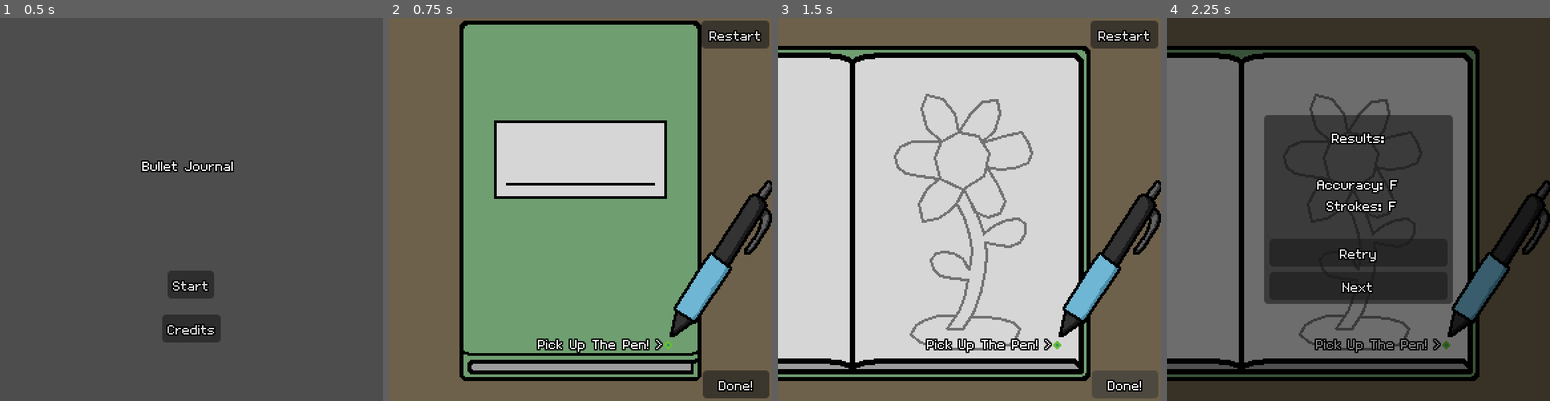
Above: before the commit, frames 1-4 (left to right).
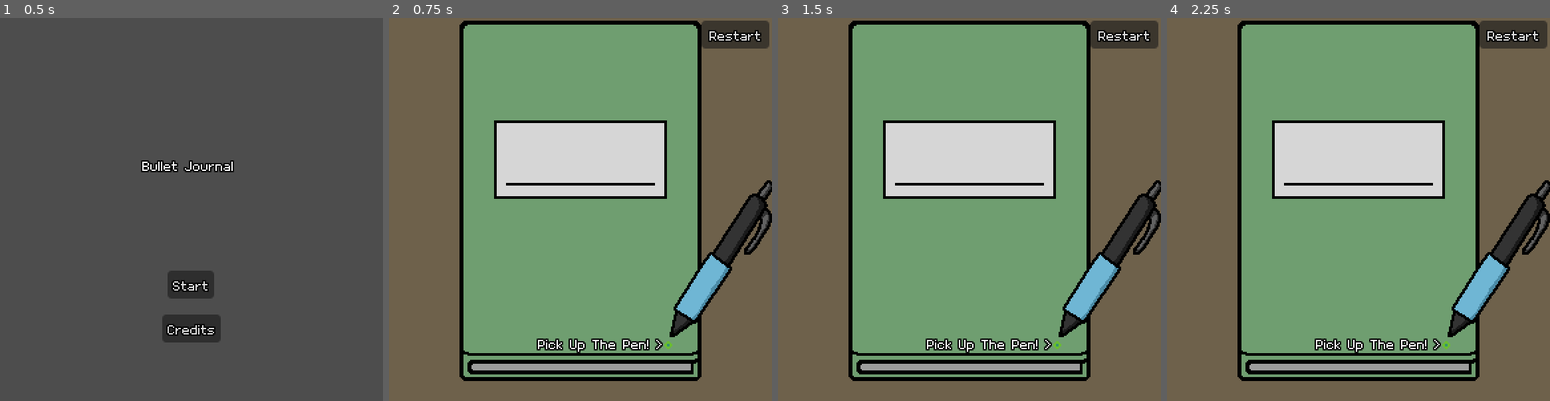
Above: after the commit, the same moments.

Repository: kennethbchen/Bullet-Journal-Game
Game: Godot game, scene res://Title.tscn
The game is run twice, just before and just after one commit, with the same random seed, the same clock (stepped at 60 frames per second) and the same inputs. The engine's default icon, where the game draws it, is replaced by a stand-in: a white triangle on a blue panel in a dark square.
Inputs (mouse positions are in pixels of both pictures, inside the frame that each line leads up to):
- Up to frame 1 (0.5 s): no input
- Up to frame 2 (0.75 s): click "Start" at 0.5 s
- Up to frame 3 (1.5 s): click (1126, 385) at 1.25 s, where only the run before the commit has a clickable "Done!"
- Up to frame 4 (2.25 s): click (1515, 385) at 2 s, where only the run before the commit has a clickable "Done!"

Frame 1 is identical in both runs. In frame 2, 1.3% of the frame differs, in the area x 81-100%, y 92-100%; in frame 3, 63%; in frame 4, 94%, in the area x 0-100%, y 0-100%.

Commit message:
Implemented more guided tutorial in intro

Diff:
--- a/Intro.tscn
+++ b/Intro.tscn
@@ -39,6 +39,25 @@
 grow_horizontal = 0
 text = "Restart"
 
+[node name="ControlsLabel" type="Label" parent="GameUI"]
+offset_left = 71.0
+offset_top = 11.0
+offset_right = 219.0
+offset_bottom = 75.0
+text = "Controls:
+Mouse - Pick up / Move Pen
+Hold Left Click - Draw Lines
+Sign Your Name!"
+
+[node name="DoneLabel" type="Label" parent="GameUI"]
+offset_left = 30.0
+offset_top = 271.0
+offset_right = 238.0
+offset_bottom = 287.0
+text = "Click Done when you're done drawing! >"
+vertical_alignment = 1
+autowrap_mode = 3
+
 [node name="Walls" type="StaticBody2D" parent="." groups=["Wall"]]
 metadata/_edit_lock_ = true
 
@@ -76,3 +95,5 @@
 
 [connection signal="pressed" from="GameUI/DoneButton" to="." method="_on_done_button_pressed"]
 [connection signal="pressed" from="GameUI/RestartButton" to="." method="_on_restart_button_pressed"]
+[connection signal="line_drawn" from="Player" to="." method="_on_line_drawn"]
+[connection signal="pen_grabbed" from="Player" to="." method="_on_pen_grabbed"]
--- a/Scripts/Intro.gd
+++ b/Scripts/Intro.gd
@@ -1,6 +1,15 @@
 extends Node2D
 
 @export var next_scene: PackedScene
+
+@onready var controls_label: Label = $GameUI/ControlsLabel
+@onready var done_label: Label = $GameUI/DoneLabel
+@onready var done_button: Button = $GameUI/DoneButton
+
+func _ready():
+	controls_label.hide()
+	done_label.hide()
+	done_button.hide()
 
 func _on_done_button_pressed():
 	if next_scene != null:
@@ -8,3 +17,10 @@
 
 func _on_restart_button_pressed():
 	get_tree().reload_current_scene()
+
+func _on_pen_grabbed():
+	controls_label.show()
+
+func _on_line_drawn():
+	done_label.show()
+	done_button.show()
--- a/Scripts/Player.gd
+++ b/Scripts/Player.gd
@@ -25,7 +25,8 @@
 var current_line_drawer: LineDrawer
 
 signal pen_grabbed()
-signal pen_dropped()
+
+signal line_drawn()
 
 func _ready():
 
@@ -136,6 +137,8 @@
 	current_line_drawer.reparent(line_parent)
 	current_line_drawer = null
 
+	line_drawn.emit()
+
 func _on_left_mouse_pressed():
 	if current_state == STATE.GRABBED:
 		_start_drawing()
